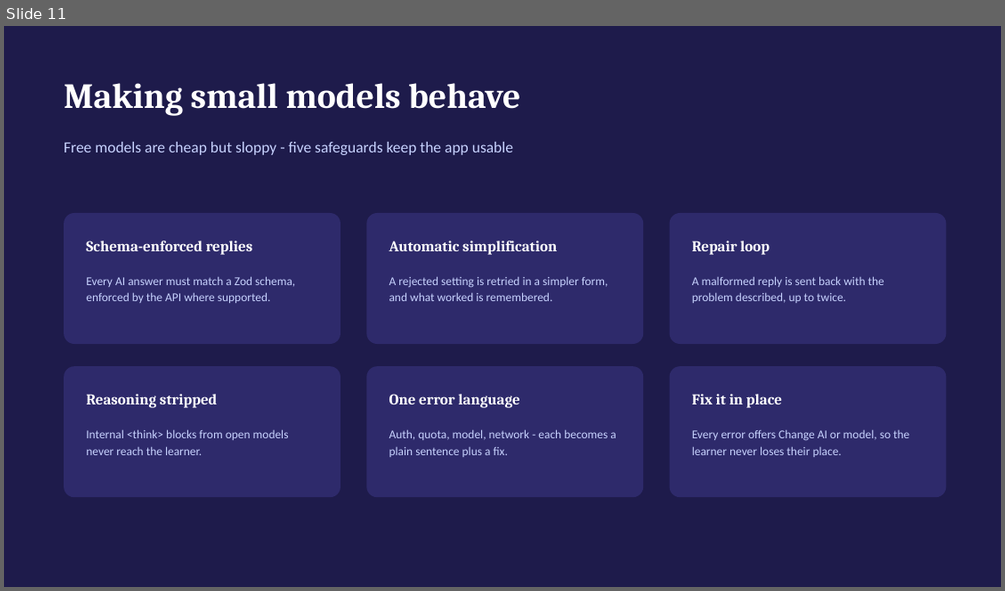
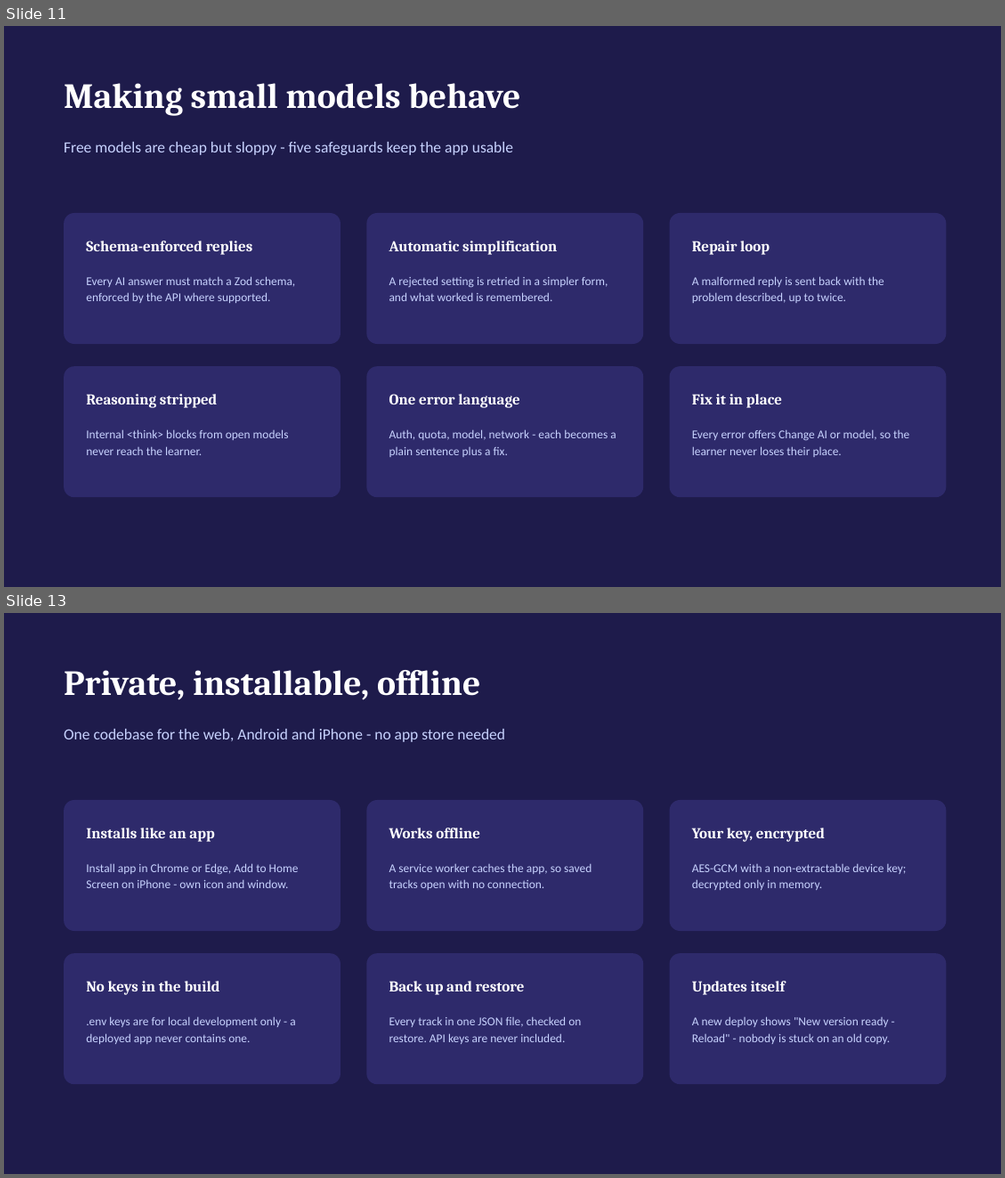
Before and after one commit to sohelPathanHarbinger/skill_path, a slide deck: docs/SkillPath-Presentation.pptx. Shown one above the other, each under a label of ours: slide 11 before the commit, slides 11 and 13 after it; the slides between them are not shown. The pictures are 1005x591 and 1005x1178 pixels, drawn with LibreOffice and Linux fonts; fonts in the diff are those of the drawing. Boxes give left, top, right and bottom in pixels: in the first picture for what was removed or moved away, otherwise in the second. Text is boxed around its words. In the diff, an @@ line names an element or a change of style, - is before the commit and + after.

Commit message:
feat: add PWA support with install prompt and offline capabilities
- Implemented AppMenu component for navigation and settings
- Added AppStatus component to display online/offline status and update notices
- Created BackupPanel for downloading and restoring user data
- Developed InfoPages for About, How to Use, and Disclaimer sections
- Introduced hooks for handling install prompts and online status
- Added app information module for versioning and developer details
- Implemented backup and restore functionality for user tracks
- Secured API keys with encryption for enhanced privacy

```diff
--- a/docs/SkillPath-Presentation.pptx
+++ b/docs/SkillPath-Presentation.pptx
@@ slide 13 added at box(4, 613, 1001, 1174), background #FFFFFF @@
@@ rectangle added at box(4, 613, 1001, 1174), fill #1E1B4B @@
@@ text added at box(64, 670, 480, 700), 34 pt, text #FFFFFF, bold @@
+Private, installable, offline
@@ text added at box(64, 729, 505, 742), 15 pt, text #C7D2FE @@
+One codebase for the web, Android and iPhone - no app store needed
@@ rounded rectangle added at box(64, 800, 340, 931), fill #2E2A6B @@
@@ rounded rectangle added at box(367, 800, 643, 931), fill #2E2A6B @@
@@ rounded rectangle added at box(670, 800, 947, 931), fill #2E2A6B @@
@@ text added at box(86, 827, 214, 842), 14.5 pt, text #FFFFFF, bold @@
+Installs like an app
@@ text added at box(389, 827, 480, 838), 14.5 pt, text #FFFFFF, bold @@
+Works offline
@@ text added at box(692, 827, 825, 842), 14.5 pt, text #FFFFFF, bold @@
+Your key, encrypted
@@ text added at box(86, 863, 299, 888), 11.5 pt, text #C7D2FE @@
+Install app in Chrome or Edge, Add to Home Screen on iPhone - own icon and window.
@@ text added at box(389, 863, 591, 890), 11.5 pt, text #C7D2FE @@
+A service worker caches the app, so saved tracks open with no connection.
@@ text added at box(692, 863, 906, 890), 11.5 pt, text #C7D2FE @@
+AES-GCM with a non-extractable device key; decrypted only in memory.
@@ rounded rectangle added at box(64, 953, 340, 1084), fill #2E2A6B @@
@@ rounded rectangle added at box(367, 953, 643, 1084), fill #2E2A6B @@
@@ rounded rectangle added at box(670, 953, 947, 1084), fill #2E2A6B @@
@@ text added at box(86, 981, 220, 995), 14.5 pt, text #FFFFFF, bold @@
+No keys in the build
@@ text added at box(389, 981, 525, 995), 14.5 pt, text #FFFFFF, bold @@
+Back up and restore
@@ text added at box(692, 981, 785, 995), 14.5 pt, text #FFFFFF, bold @@
+Updates itself
@@ text added at box(86, 1016, 295, 1044), 11.5 pt, text #C7D2FE @@
+.env keys are for local development only - a deployed app never contains one.
@@ text added at box(389, 1016, 581, 1044), 11.5 pt, text #C7D2FE @@
+Every track in one JSON file, checked on restore. API keys are never included.
@@ text added at box(692, 1016, 890, 1044), 11.5 pt, text #C7D2FE @@
+A new deploy shows "New version ready - Reload" - nobody is stuck on an old copy.
```
Also in this commit, not shown: 8 slides changed, 39 other files.
